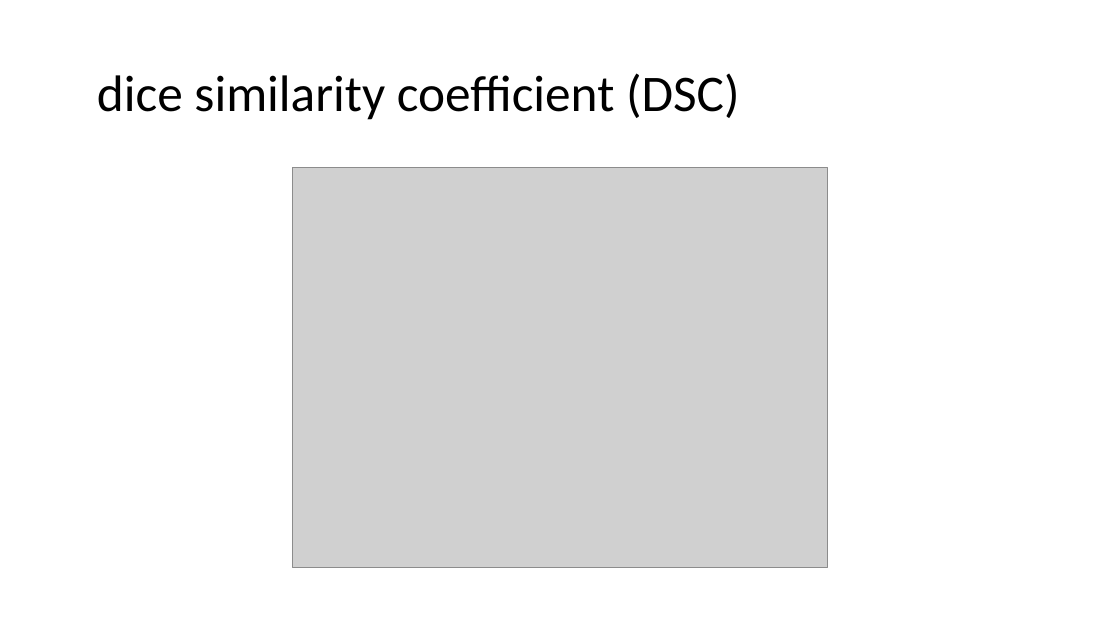
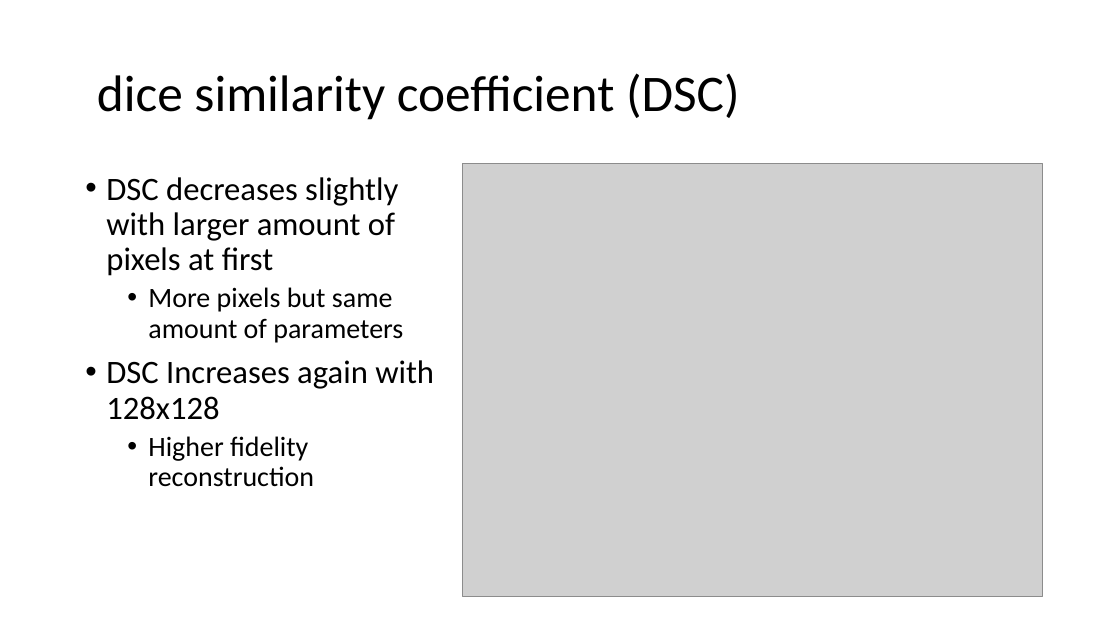
Before and after one commit to LukaiWang1998/mis_final_proj, a slide deck: slide 15 of presentation.pptx (slide 8 before the commit). Drawn at 1120x630 pixels with LibreOffice and Linux fonts; fonts in the diff are those of the drawing; grey boxes stand for pictures. Boxes give left, top, right and bottom in pixels: in the first picture for what was removed or moved away, otherwise in the second. Text is boxed around its words. In the diff, an @@ line names an element or a change of style, - is before the commit and + after.

```diff
--- a/presentation.pptx
+++ b/presentation.pptx
@@ text added at bbox=[106, 177, 434, 487], 28 pt, text #000000 @@
+• DSC decreases slightly with larger amount of pixels at first
+  • More pixels but same amount of parameters
+• DSC Increases again with 128x128
+  • Higher fidelity reconstruction
@@ picture removed at bbox=[292, 168, 828, 568] @@
@@ picture added at bbox=[462, 163, 1043, 597] @@
```
Also in this commit, not shown: 9 slides added, 1 slide removed, 10 other files.
